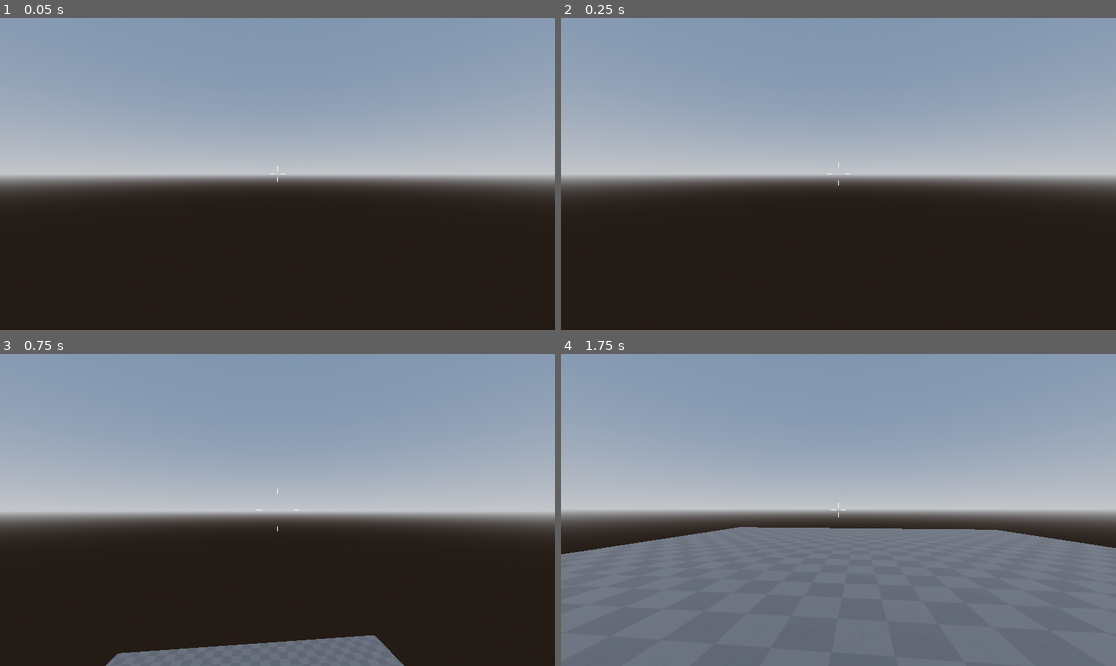
Above: before the commit, frames 1-4 (two rows, left to right).
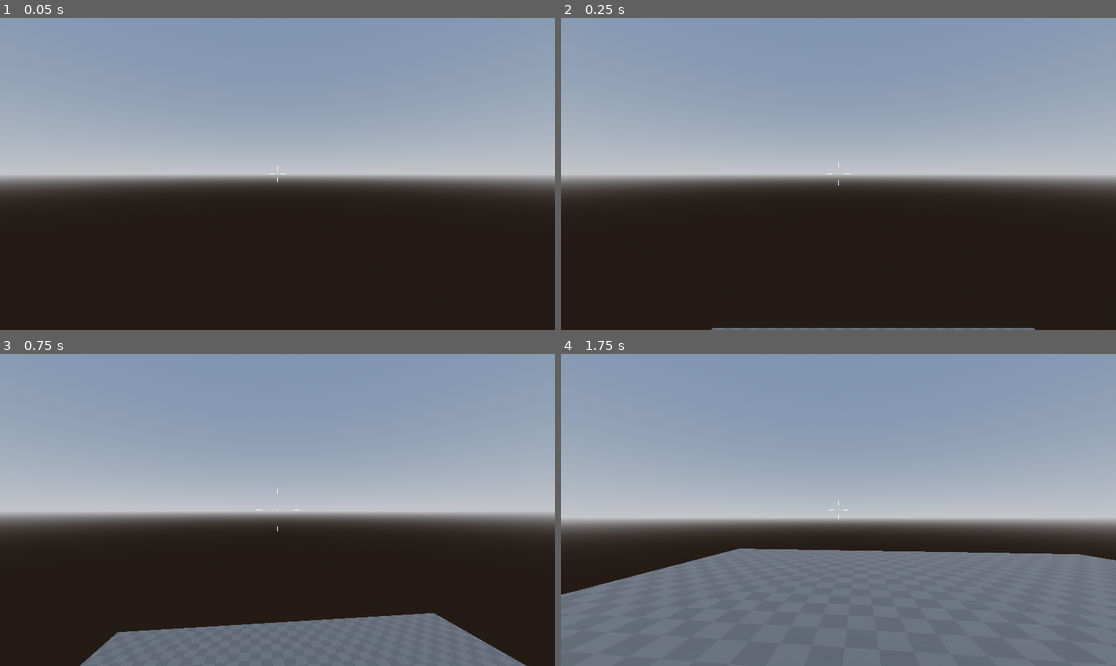
Above: after the commit, the same moments.

Repository: bolehngopi/Shoi
Game: Godot game, scene res://main.tscn
The game is run twice, just before and just after one commit, with the same random seed, the same clock (stepped at 60 frames per second) and the same inputs.
Inputs (mouse positions are in pixels of both pictures, inside the frame that each line leads up to):
- Up to frame 1 (0.05 s): no input
- Up to frame 2 (0.25 s): no input
- Up to frame 3 (0.75 s): tap Enter (ui_accept) at 0.5 s; move the mouse to (305, 510) at 0.52 s; hold Up (ui_up) from 0.53 s (still down); tap Space (jump) at 0.6 s
- Up to frame 4 (1.75 s): keep holding Up (ui_up); tap Space (jump) at 0.77, 1.07, 1.52, 1.55 s; move the mouse to (810, 510) at 1.27 s; tap Ctrl (crouch) at 1.35 s

Frame 1 is identical in both runs. In frame 2, 0.4% of the frame differs, in the area x 27-86%, y 99-100%; in frame 3, 6.2%; in frame 4, 14%, in the area x 0-100%, y 46-78%.

Commit message:
feat: Add main menu into the game

Diff:
--- /dev/null
+++ b/game/characters/player/Weapon.gd
@@ -0,0 +1,36 @@
+extends Node3D
+
+class_name Weapon
+
+@export var damage = 10
+@export var ammo = 5
+@export var max_ammo = 5
+@export var equip_anim : String
+@export var fire_anim : String
+@export var reload_anim : String
+@export var gun_action = "weapon fire"
+
+@onready var aimcast = $"../../../Head/Camera3D/AimCast"
+@onready var anim_player = $"../../../AnimationPlayer"
+@onready var ammo_text = $"../../../Head/Camera3D/Control/ammo_count"
+
+func _ready():
+	pass
+
+func shoot():
+	if ammo > 0:
+		if not anim_player.is_playing():
+			anim_player.play(fire_anim)
+			ammo -= 1
+			if aimcast.is_colliding():
+				var target = aimcast.get_collider()
+				if target.is_in_group("Enemy"):
+					target.health -= damage
+	print(gun_action)
+	ammo_text.text = String(ammo)
+	if ammo <= 0:
+		anim_player.play(reload_anim)
+		ammo = max_ammo
+	if Input.is_action_just_pressed("reload") and ammo < 5:
+		anim_player.play(reload_anim)
+		ammo = max_ammo
--- a/game/characters/player.gd
+++ b/game/characters/player/player.gd
@@ -180,17 +180,16 @@
 
 
 func handle_jumping():
-	if jumping_enabled:
-		if continuous_jumping: # Hold down the jump button
-			if Input.is_action_pressed(JUMP) and is_on_floor() and !low_ceiling:
-				if jump_animation:
-					JUMP_ANIMATION.play("jump", 0.25)
-				velocity.y += jump_velocity # Adding instead of setting so jumping on slopes works properly
-		else:
-			if Input.is_action_just_pressed(JUMP) and is_on_floor() and !low_ceiling:
-				if jump_animation:
-					JUMP_ANIMATION.play("jump", 0.25)
-				velocity.y += jump_velocity
+	if continuous_jumping: # Hold down the jump button
+		if Input.is_action_pressed(JUMP) and is_on_floor() and !low_ceiling:
+			if jump_animation:
+				JUMP_ANIMATION.play("jump", 0.25)
+			velocity.y += jump_velocity # Adding instead of setting so jumping on slopes works properly
+	else:
+		if Input.is_action_just_pressed(JUMP) and is_on_floor() and !low_ceiling:
+			if jump_animation:
+				JUMP_ANIMATION.play("jump", 0.25)
+			velocity.y += jump_velocity
 
 
 func handle_movement(delta, input_dir):
--- a/game/characters/player.tscn
+++ b/game/characters/player/player.tscn
@@ -1,6 +1,6 @@
 [gd_scene load_steps=17 format=3 uid="uid://wmjdmcyixcjs"]
 
-[ext_resource type="Script" path="res://game/characters/player.gd" id="1_cqod6"]
+[ext_resource type="Script" path="res://game/characters/player/player.gd" id="1_cqod6"]
 
 [sub_resource type="CapsuleShape3D" id="CapsuleShape3D_kf7ot"]
 
@@ -168,6 +168,7 @@
 [sub_resource type="Animation" id="Animation_cs3u3"]
 resource_name = "walk"
 length = 2.0
+loop_mode = 1
 tracks/0/type = "bezier"
 tracks/0/imported = false
 tracks/0/enabled = true
@@ -362,6 +363,10 @@
 
 [node name="Camera3D" type="Camera3D" parent="Head"]
 
+[node name="AimCast" type="RayCast3D" parent="Head/Camera3D"]
+debug_shape_custom_color = Color(0, 0, 0.803922, 1)
+debug_shape_thickness = 3
+
 [node name="JumpAnimation" type="AnimationPlayer" parent="Head"]
 libraries = {
 "": SubResource("AnimationLibrary_xp2ke")
@@ -384,6 +389,7 @@
 mouse_filter = 1
 
 [node name="CrouchCeilingDetection" type="ShapeCast3D" parent="."]
+transform = Transform3D(1, 0, 0, 0, 1, 0, 0, 0, 1, 0, 1, 0)
 shape = SubResource("SphereShape3D_bjeh0")
 target_position = Vector3(0, 0.5, 0)
 
--- /dev/null
+++ b/game/menu/main_menu.gd
@@ -0,0 +1,26 @@
+extends MarginContainer
+
+
+@export var main_menu : MarginContainer
+
+
+# Called when the node enters the scene tree for the first time.
+func _ready():
+	pass # Replace with function body.
+
+
+# Called every frame. 'delta' is the elapsed time since the previous frame.
+func _process(delta):
+	pass
+
+
+func _on_start_button_pressed():
+	main_menu.hide()
+
+
+func _on_option_button_pressed():
+	print("Pressed")
+
+
+func _on_credits_button_pressed():
+	print("Pressed")
--- /dev/null
+++ b/game/menu/main_menu.tscn
@@ -0,0 +1,71 @@
+[gd_scene load_steps=2 format=3 uid="uid://cpkopr21ar6ix"]
+
+[ext_resource type="Script" path="res://game/menu/main_menu.gd" id="1_0p0x8"]
+
+[node name="MainMenu" type="MarginContainer" node_paths=PackedStringArray("main_menu")]
+anchors_preset = 15
+anchor_right = 1.0
+anchor_bottom = 1.0
+grow_horizontal = 2
+grow_vertical = 2
+theme_override_constants/margin_left = 120
+theme_override_constants/margin_top = 80
+theme_override_constants/margin_right = 120
+theme_override_constants/margin_bottom = 80
+script = ExtResource("1_0p0x8")
+main_menu = NodePath(".")
+
+[node name="Panel" type="Panel" parent="."]
+layout_mode = 2
+
+[node name="MarginContainer" type="MarginContainer" parent="Panel"]
+layout_mode = 1
+anchors_preset = 15
+anchor_right = 1.0
+anchor_bottom = 1.0
+grow_horizontal = 2
+grow_vertical = 2
+theme_override_constants/margin_left = 20
+theme_override_constants/margin_top = 20
+theme_override_constants/margin_right = 20
+theme_override_constants/margin_bottom = 20
+
+[node name="HBoxContainer" type="HBoxContainer" parent="Panel/MarginContainer"]
+layout_mode = 2
+
+[node name="VBoxContainer" type="VBoxContainer" parent="Panel/MarginContainer/HBoxContainer"]
+layout_mode = 2
+
+[node name="Title" type="Label" parent="Panel/MarginContainer/HBoxContainer/VBoxContainer"]
+layout_mode = 2
+theme_override_font_sizes/font_size = 96
+text = "Shoit"
+
+[node name="MenuOptions" type="VBoxContainer" parent="Panel/MarginContainer/HBoxContainer/VBoxContainer"]
+layout_mode = 2
+size_flags_vertical = 3
+alignment = 1
+
+[node name="StartButton" type="Button" parent="Panel/MarginContainer/HBoxContainer/VBoxContainer/MenuOptions"]
+layout_mode = 2
+text = "Start"
+
+[node name="OptionButton" type="Button" parent="Panel/MarginContainer/HBoxContainer/VBoxContainer/MenuOptions"]
+layout_mode = 2
+text = "Options"
+
+[node name="CreditsButton" type="Button" parent="Panel/MarginContainer/HBoxContainer/VBoxContainer/MenuOptions"]
+layout_mode = 2
+text = "Credits"
+
+[node name="Version" type="Label" parent="Panel/MarginContainer/HBoxContainer/VBoxContainer"]
+layout_mode = 2
+text = "ver BETA
+Womp womp Studios"
+
+[node name="CenterContainer" type="CenterContainer" parent="Panel/MarginContainer/HBoxContainer"]
+layout_mode = 2
+
+[connection signal="pressed" from="Panel/MarginContainer/HBoxContainer/VBoxContainer/MenuOptions/StartButton" to="." method="_on_start_button_pressed"]
+[connection signal="pressed" from="Panel/MarginContainer/HBoxContainer/VBoxContainer/MenuOptions/OptionButton" to="." method="_on_option_button_pressed"]
+[connection signal="pressed" from="Panel/MarginContainer/HBoxContainer/VBoxContainer/MenuOptions/CreditsButton" to="." method="_on_credits_button_pressed"]
--- /dev/null
+++ b/main.gd
@@ -0,0 +1,11 @@
+extends Node3D
+
+
+# Called when the node enters the scene tree for the first time.
+func _ready():
+	pass # Replace with function body.
+
+
+# Called every frame. 'delta' is the elapsed time since the previous frame.
+func _process(delta):
+	pass
--- a/main.tscn
+++ b/main.tscn
@@ -1,7 +1,9 @@
-[gd_scene load_steps=6 format=3 uid="uid://bvb0rwccyxey"]
+[gd_scene load_steps=8 format=3 uid="uid://bvb0rwccyxey"]
 
+[ext_resource type="Script" path="res://main.gd" id="1_pgyu4"]
 [ext_resource type="Material" uid="uid://dt3rqrhsie8xy" path="res://assets/materials/black_prop.tres" id="1_plu7y"]
-[ext_resource type="PackedScene" uid="uid://wmjdmcyixcjs" path="res://game/characters/player.tscn" id="2_ogxp1"]
+[ext_resource type="PackedScene" uid="uid://wmjdmcyixcjs" path="res://game/characters/player/player.tscn" id="2_ogxp1"]
+[ext_resource type="PackedScene" uid="uid://cpkopr21ar6ix" path="res://game/menu/main_menu.tscn" id="4_kn4vn"]
 
 [sub_resource type="ProceduralSkyMaterial" id="ProceduralSkyMaterial_nbypl"]
 sky_horizon_color = Color(0.63054, 0.641839, 0.662119, 1)
@@ -18,6 +20,7 @@
 glow_enabled = true
 
 [node name="Main" type="Node3D"]
+script = ExtResource("1_pgyu4")
 
 [node name="DirectionalLight3D" type="DirectionalLight3D" parent="."]
 transform = Transform3D(-0.866025, -0.433013, 0.25, 0, 0.5, 0.866025, -0.5, 0.75, -0.433013, 0, 0, 0)
@@ -30,9 +33,20 @@
 use_collision = true
 
 [node name="CSGBox3D" type="CSGBox3D" parent="CSGCombiner3D"]
-transform = Transform3D(1, 0, 0, 0, 1, 0, 0, 0, 1, 0.220032, -0.04733, -4.40137)
-size = Vector3(14.8768, 0.244141, 24.0186)
+transform = Transform3D(1, 0, 0, 0, 2.00339, 0, 0, 0, 1, 2.26109, 0.271519, 0.0153055)
+size = Vector3(18.9589, 0.953125, 32.852)
+material = ExtResource("1_plu7y")
+
+[node name="CSGBox3D2" type="CSGBox3D" parent="CSGCombiner3D"]
+transform = Transform3D(1, 0, 0, 0, 2.00077, -0.0510636, 0, 0.1023, 0.998695, 3.15277, 1.32736, 7.06881)
+operation = 2
+size = Vector3(11, 1, 17.3432)
 material = ExtResource("1_plu7y")
 
 [node name="Player" parent="." instance=ExtResource("2_ogxp1")]
 transform = Transform3D(1, 0, 0, 0, 1, 0, 0, 0, 1, 0.220032, 9.14655, -4.40137)
+
+[node name="CanvasLayer" type="CanvasLayer" parent="."]
+visible = false
+
+[node name="MainMenu" parent="CanvasLayer" instance=ExtResource("4_kn4vn")]
Not shown, changed: .gitignore
